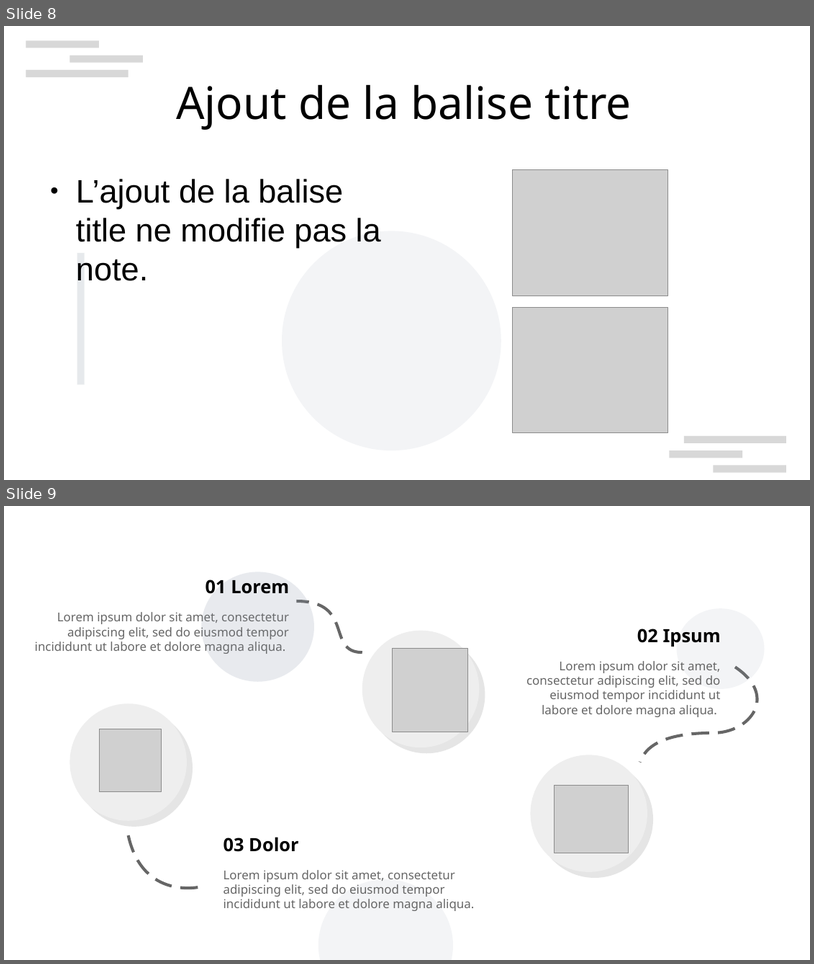
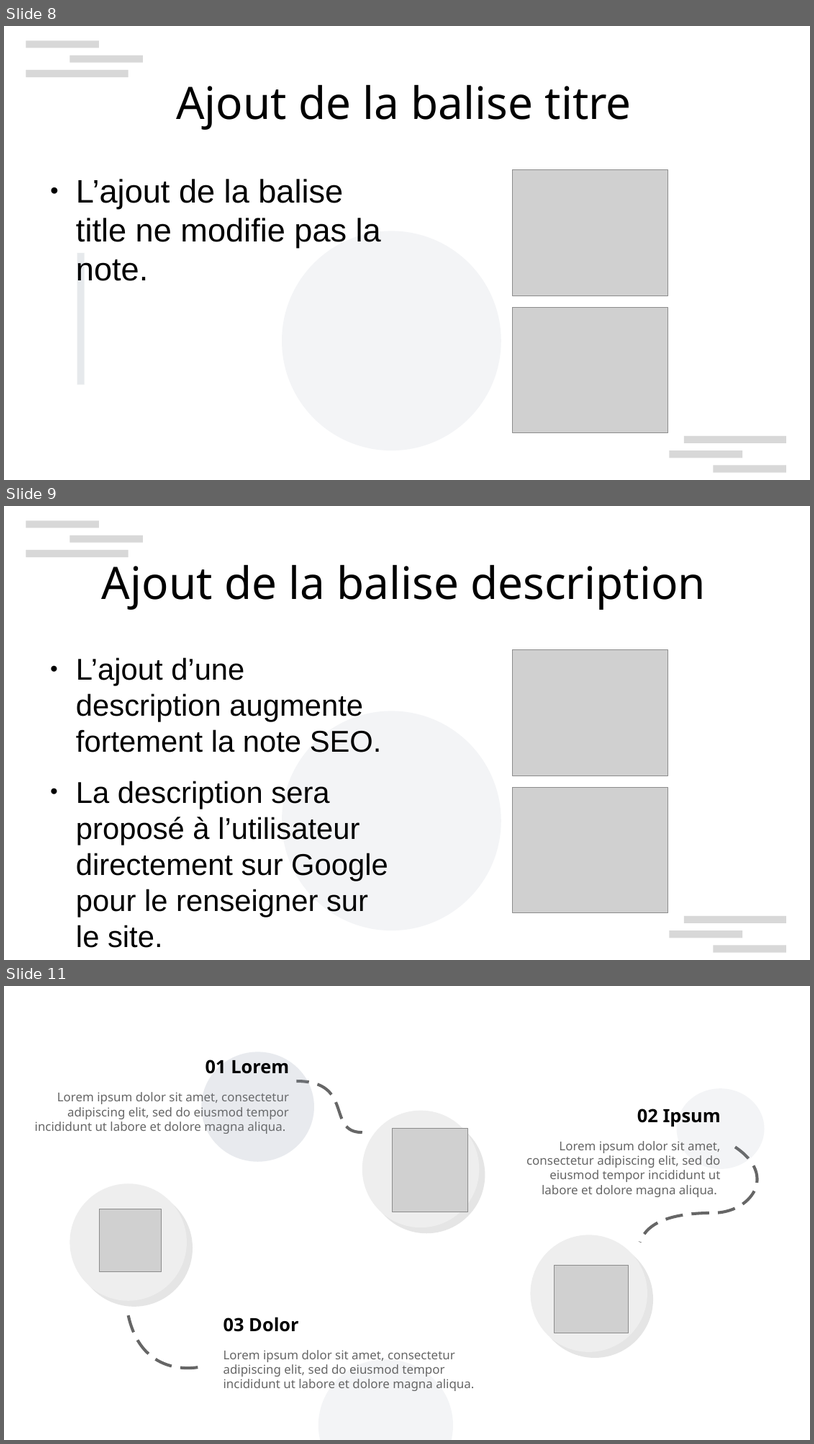
Before and after one commit to Fibre44/DENISNicolas_4_09112021, a slide deck: Soutenance/Soutenance.odp. Shown one above the other, each under a label of ours: slides 8 and 9 before the commit, slides 8, 9 and 11 after it; the slides between them are not shown. The pictures are 814x964 and 814x1444 pixels, drawn with LibreOffice and Linux fonts; fonts in the diff are those of the drawing; grey boxes stand for pictures; background and template pictures are left out. Boxes give left, top, right and bottom in pixels: in the first picture for what was removed or moved away, otherwise in the second. Text is boxed around its words. In the diff, an @@ line names an element or a change of style, - is before the commit and + after.

Commit message:
Ajout de la description

```diff
--- a/Soutenance/Soutenance.odp
+++ b/Soutenance/Soutenance.odp
@@ slide 9 added at [4, 506, 810, 960], background #FFFFFF; not listed: 7 template elements that a slide beside it also shows @@
@@ title added at [102, 564, 706, 610], 44 pt, text #000000 @@
+Ajout de la balise description
@@ picture added at [512, 650, 668, 775] @@
@@ text added at [76, 657, 388, 917], 29.6 pt, text #000000 @@
+● L’ajout d’une description augmente fortement la note SEO.
+● La description sera proposé à l’utilisateur directement sur Google pour le renseigner sur le site.
@@ picture added at [512, 788, 668, 913] @@
@@ what was slide 9 is now slide 11 @@
```
Also in this commit, not shown: 1 slide changed, 1 other slide added, 3 other files.
